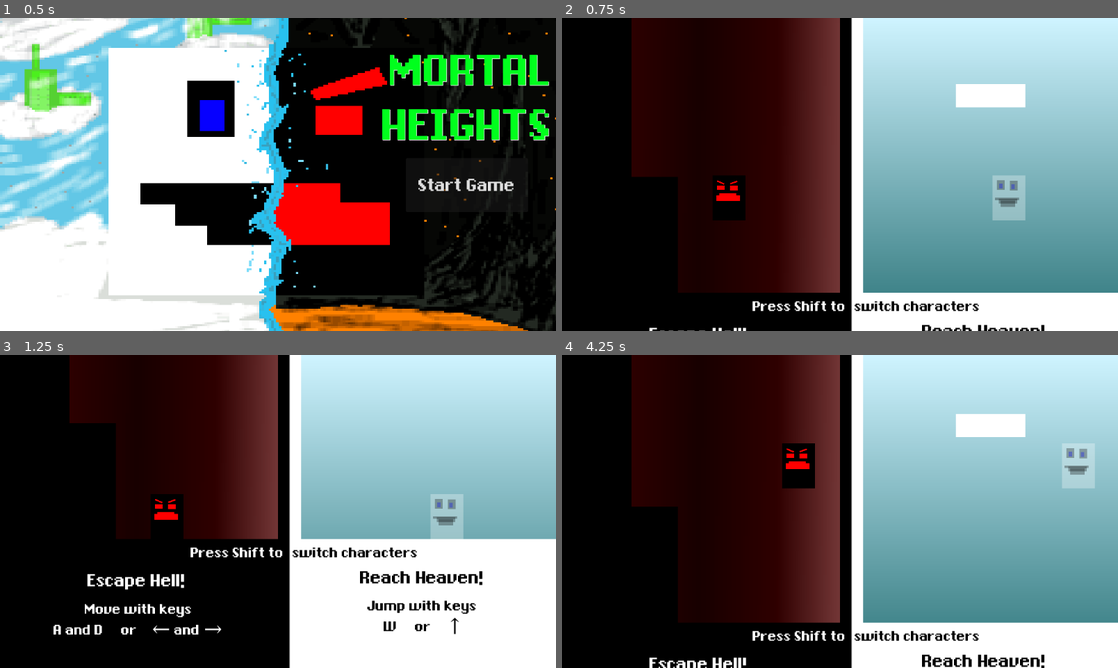
Above: before the commit, frames 1-4 (two rows, left to right).
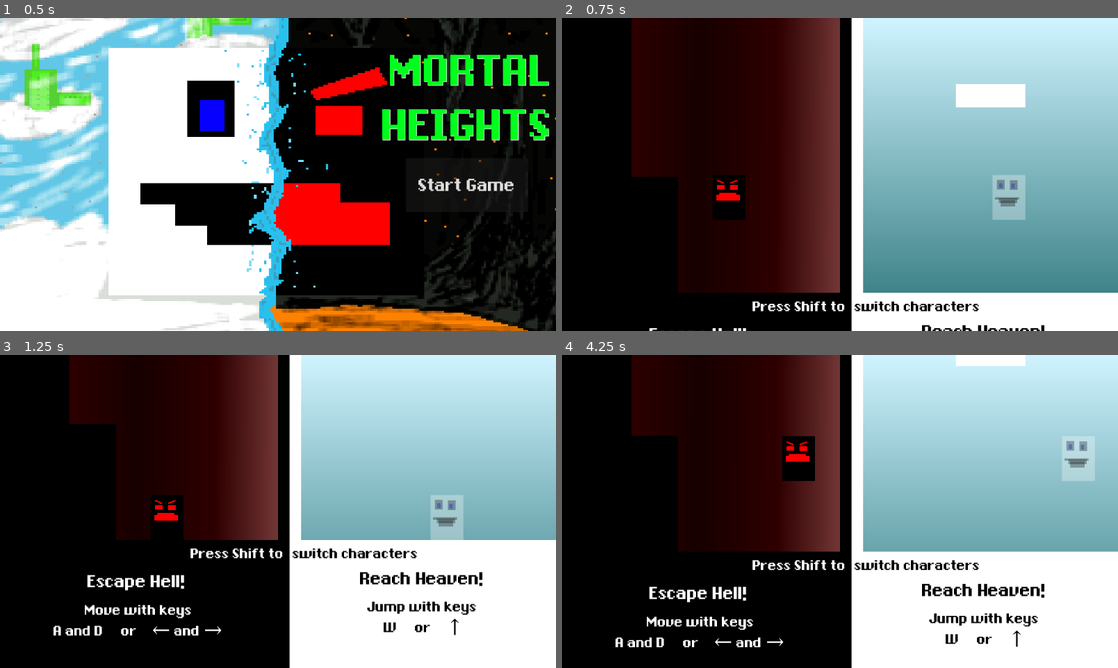
Above: after the commit, the same moments.

Repository: stefiscool/parrallel-platformer
Game: Godot game, scene res://scenes/title.tscn
The game is run twice, just before and just after one commit, with the same random seed, the same clock (stepped at 60 frames per second) and the same inputs.
Inputs:
- Up to frame 1 (0.5 s): no input
- Up to frame 2 (0.75 s): click "Start Game" at 0.5 s
- Up to frame 3 (1.25 s): no input
- Up to frame 4 (4.25 s): hold Right (right) 1.28-2.78 s; tap W (jump) at 1.35, 1.52, 1.82, 2.27, 2.3, 2.57, 2.85, 3.77, 3.8, 4.07 s; tap Shift (switch) at 2.1, 3.6 s; hold A (left) 2.78-3.53 s; hold Right (right) from 3.53 s (still down)

Frame 1 is identical in both runs. In frame 2, 0.4% of the frame differs, in the area x 15-87%, y 51-100%; in frame 3, 2.4%; in frame 4, 24%, in the area x 9-100%, y 0-100%.

Commit message:
Sound effects! Woo yeah, clap clap clap... (also did prevent player swapping into inside a wall last commit too)

Diff:
--- a/default_bus_layout.tres
+++ b/default_bus_layout.tres
@@ -19,3 +19,9 @@
 bus/3/bypass_fx = false
 bus/3/volume_db = 0.0
 bus/3/send = &"Master"
+bus/4/name = &"SFX"
+bus/4/solo = false
+bus/4/mute = false
+bus/4/bypass_fx = false
+bus/4/volume_db = 0.0
+bus/4/send = &"Master"
--- a/scenes/cannon.tscn
+++ b/scenes/cannon.tscn
@@ -1,7 +1,9 @@
-[gd_scene load_steps=7 format=3 uid="uid://k5bpckgrn8wa"]
+[gd_scene load_steps=9 format=3 uid="uid://k5bpckgrn8wa"]
 
 [ext_resource type="PackedScene" uid="uid://dhu0cyhvhykk8" path="res://scenes/cannonball.tscn" id="1_inb1x"]
+[ext_resource type="Script" path="res://scripts/cannon.gd" id="1_wd3nx"]
 [ext_resource type="Theme" uid="uid://barwqdk4c6gp3" path="res://assets/theme.tres" id="2_lxtvp"]
+[ext_resource type="AudioStream" uid="uid://dunpiqs8nugs0" path="res://assets/cannon_fire_sfx.mp3" id="2_umblx"]
 
 [sub_resource type="Animation" id="Animation_57xov"]
 length = 0.001
@@ -34,6 +36,21 @@
 "update": 0,
 "values": [Vector2(66, 14), Vector2(-678, 14)]
 }
+tracks/1/type = "audio"
+tracks/1/imported = false
+tracks/1/enabled = true
+tracks/1/path = NodePath("../CannonFireSFX")
+tracks/1/interp = 1
+tracks/1/loop_wrap = true
+tracks/1/keys = {
+"clips": [{
+"end_offset": 0.0,
+"start_offset": 0.0,
+"stream": ExtResource("2_umblx")
+}],
+"times": PackedFloat32Array(0.1)
+}
+tracks/1/use_blend = true
 
 [sub_resource type="AnimationLibrary" id="AnimationLibrary_oqstb"]
 _data = {
@@ -45,6 +62,7 @@
 size = Vector2(160, 41)
 
 [node name="Cannon" type="StaticBody2D"]
+script = ExtResource("1_wd3nx")
 
 [node name="Cannonball" parent="." instance=ExtResource("1_inb1x")]
 position = Vector2(66, 14)
@@ -80,3 +98,6 @@
 theme = ExtResource("2_lxtvp")
 theme_override_font_sizes/font_size = 25
 text = "cannon of doom"
+
+[node name="CannonFireSFX" type="AudioStreamPlayer" parent="."]
+bus = &"SFX"
--- a/scenes/cannonball.tscn
+++ b/scenes/cannonball.tscn
@@ -1,6 +1,7 @@
 [gd_scene load_steps=3 format=3 uid="uid://dhu0cyhvhykk8"]
 
-[ext_resource type="Script" path="res://scenes/cannonball.gd" id="1_a7s5t"]
+[ext_resource type="Script" path="res://scripts/cannonball.gd" id="1_a7s5t"]
+
 
 [sub_resource type="CircleShape2D" id="CircleShape2D_8ogxv"]
 radius = 16.0312
--- a/scenes/game_over.tscn
+++ b/scenes/game_over.tscn
@@ -1,9 +1,10 @@
-[gd_scene load_steps=5 format=3 uid="uid://cbkqaacoytkft"]
+[gd_scene load_steps=6 format=3 uid="uid://cbkqaacoytkft"]
 
 [ext_resource type="Script" path="res://scripts/Button.gd" id="1_lttxb"]
-[ext_resource type="PackedScene" uid="uid://bbrgwnkrxpms7" path="res://scenes/hell_background.tscn" id="1_vj6bt"]
+[ext_resource type="PackedScene" path="res://scenes/hell_background.tscn" id="1_vj6bt"]
 [ext_resource type="FontFile" uid="uid://cw4pwcibir3ys" path="res://assets/Final_Fantasy_3/6_Font/final_fantasy_36_font.ttf" id="2_evih7"]
 [ext_resource type="Theme" uid="uid://barwqdk4c6gp3" path="res://assets/theme.tres" id="3_mt1dt"]
+[ext_resource type="AudioStream" uid="uid://cct116ymxebrd" path="res://assets/death_sfx.mp3" id="5_71hch"]
 
 [node name="Game Over" type="Node2D"]
 
@@ -32,4 +33,9 @@
 text = "Restart"
 script = ExtResource("1_lttxb")
 
+[node name="DeathSFX" type="AudioStreamPlayer" parent="."]
+stream = ExtResource("5_71hch")
+volume_db = 5.924
+autoplay = true
+
 [connection signal="pressed" from="Button" to="Button" method="_on_pressed"]
--- a/scenes/victory.tscn
+++ b/scenes/victory.tscn
@@ -1,9 +1,10 @@
-[gd_scene load_steps=5 format=3 uid="uid://bhp6lqqix6dcf"]
+[gd_scene load_steps=6 format=3 uid="uid://bhp6lqqix6dcf"]
 
-[ext_resource type="PackedScene" uid="uid://cqxtq0ek8p0pe" path="res://scenes/heaven_background.tscn" id="1_rkteq"]
+[ext_resource type="PackedScene" path="res://scenes/heaven_background.tscn" id="1_rkteq"]
 [ext_resource type="FontFile" uid="uid://cw4pwcibir3ys" path="res://assets/Final_Fantasy_3/6_Font/final_fantasy_36_font.ttf" id="2_0nstc"]
 [ext_resource type="Theme" uid="uid://barwqdk4c6gp3" path="res://assets/theme.tres" id="3_8dyyi"]
 [ext_resource type="Script" path="res://scripts/Button.gd" id="4_fmc2r"]
+[ext_resource type="AudioStream" uid="uid://cwah38g3yf6et" path="res://assets/victory_celebrate_sfx.mp3" id="5_r6o2p"]
 
 [node name="Victory" type="Node2D"]
 
@@ -43,6 +44,7 @@
 offset_bottom = 398.0
 
 [node name="ColorRect2" type="ColorRect" parent="ColorRect"]
+layout_mode = 0
 offset_left = 9.0
 offset_top = 10.0
 offset_right = 25.0
@@ -50,6 +52,7 @@
 color = Color(0, 0, 0, 1)
 
 [node name="ColorRect7" type="ColorRect" parent="ColorRect"]
+layout_mode = 0
 offset_left = 14.0
 offset_top = 17.0
 offset_right = 24.0
@@ -57,6 +60,7 @@
 color = Color(0, 0, 1, 1)
 
 [node name="ColorRect3" type="ColorRect" parent="ColorRect"]
+layout_mode = 0
 offset_left = 36.0
 offset_top = 11.0
 offset_right = 52.0
@@ -64,6 +68,7 @@
 color = Color(0, 0, 0, 1)
 
 [node name="ColorRect4" type="ColorRect" parent="ColorRect"]
+layout_mode = 0
 offset_left = 5.0
 offset_top = 46.0
 offset_right = 55.0
@@ -71,6 +76,7 @@
 color = Color(0, 0, 0, 1)
 
 [node name="ColorRect5" type="ColorRect" parent="ColorRect"]
+layout_mode = 0
 offset_left = 13.0
 offset_top = 48.0
 offset_right = 51.0
@@ -78,6 +84,7 @@
 color = Color(0, 0, 0, 1)
 
 [node name="ColorRect6" type="ColorRect" parent="ColorRect"]
+layout_mode = 0
 offset_left = 17.0
 offset_top = 52.0
 offset_right = 47.0
@@ -85,6 +92,7 @@
 color = Color(0, 0, 0, 1)
 
 [node name="ColorRect8" type="ColorRect" parent="ColorRect"]
+layout_mode = 0
 offset_left = 43.0
 offset_top = 18.0
 offset_right = 52.0
@@ -99,6 +107,7 @@
 color = Color(0, 0, 0, 1)
 
 [node name="ColorRect2" type="ColorRect" parent="ColorRect2"]
+layout_mode = 0
 offset_left = 9.0
 offset_top = 21.0
 offset_right = 25.0
@@ -106,6 +115,7 @@
 color = Color(1, 0, 0, 1)
 
 [node name="ColorRect6" type="ColorRect" parent="ColorRect2"]
+layout_mode = 0
 offset_left = 10.0
 offset_top = 10.0
 offset_right = 26.0
@@ -114,6 +124,7 @@
 color = Color(1, 0, 0, 1)
 
 [node name="ColorRect7" type="ColorRect" parent="ColorRect2"]
+layout_mode = 0
 offset_left = 36.0
 offset_top = 16.0
 offset_right = 52.0
@@ -122,6 +133,7 @@
 color = Color(1, 0, 0, 1)
 
 [node name="ColorRect3" type="ColorRect" parent="ColorRect2"]
+layout_mode = 0
 offset_left = 36.0
 offset_top = 21.0
 offset_right = 52.0
@@ -129,6 +141,7 @@
 color = Color(1, 0, 0, 1)
 
 [node name="ColorRect4" type="ColorRect" parent="ColorRect2"]
+layout_mode = 0
 offset_left = 8.0
 offset_top = 41.0
 offset_right = 57.0
@@ -136,6 +149,7 @@
 color = Color(1, 0, 0, 1)
 
 [node name="ColorRect5" type="ColorRect" parent="ColorRect2"]
+layout_mode = 0
 offset_left = 14.0
 offset_top = 47.0
 offset_right = 49.0
@@ -144,4 +158,8 @@
 
 [node name="Node" type="Node" parent="."]
 
+[node name="AudioStreamPlayer" type="AudioStreamPlayer" parent="."]
+stream = ExtResource("5_r6o2p")
+autoplay = true
+
 [connection signal="pressed" from="Button" to="Button" method="_on_pressed"]
--- a/scenes/world.tscn
+++ b/scenes/world.tscn
@@ -9,9 +9,10 @@
 [ext_resource type="PackedScene" path="res://scenes/heaven_background.tscn" id="7_6cbi7"]
 [ext_resource type="PackedScene" path="res://scenes/hell_background.tscn" id="8_yb70b"]
 [ext_resource type="Theme" uid="uid://barwqdk4c6gp3" path="res://assets/theme.tres" id="9_p5sok"]
-[ext_resource type="Script" path="res://scenes/Victory.gd" id="10_apw7l"]
+[ext_resource type="Script" path="res://scripts/Victory.gd" id="10_apw7l"]
 [ext_resource type="AudioStream" uid="uid://b1y5ofm858ls7" path="res://assets/Heaven_music.mp3" id="11_71usy"]
 [ext_resource type="AudioStream" uid="uid://b4ojjg0q5v2pp" path="res://assets/Hell_music.mp3" id="12_odgp1"]
+[ext_resource type="AudioStream" uid="uid://cfqjct3leuahm" path="res://assets/jump_sfx.mp3" id="13_r0e52"]
 
 [sub_resource type="Gradient" id="Gradient_g7ebt"]
 colors = PackedColorArray(0.6, 0.6, 0.6, 1, 0.6, 0.6, 0.6, 1)
@@ -938,4 +939,8 @@
 }
 autoplay = "MusicSyncAndLoop"
 
+[node name="JumpSFX" type="AudioStreamPlayer" parent="."]
+stream = ExtResource("13_r0e52")
+bus = &"SFX"
+
 [connection signal="body_entered" from="Victory" to="Victory" method="_on_body_entered"]
--- a/scripts/Camera2D.gd
+++ b/scripts/Camera2D.gd
@@ -2,8 +2,8 @@
 
 var MUSIC_MIN_VOLUME = -21.0
 var VOLUME_CHANGE_RATE = 42.0
-var heaven_target_volume = 0
-var hell_target_volume = MUSIC_MIN_VOLUME
+var heaven_target_volume = MUSIC_MIN_VOLUME
+var hell_target_volume = 0
 var heaven_music = AudioServer.get_bus_index("HeavenMusic")
 var hell_music = AudioServer.get_bus_index("HellMusic")
 
@@ -48,6 +48,11 @@
 		hell_new_volume = max(hell_target_volume, hell_music_actual_volume - volume_change)
 	set_music_mix(heaven_new_volume, hell_new_volume)
 
+	var cannons = $"../Cannons".get_children()
+	assert(cannons.size() > 0, "There are no cannons on the object Camera2D/../Cannons!")
+	for cannon in cannons:
+		cannon.check_player_range($"../Player".global_position)
+
 func try_swap_player(to_become, currently_is, become_left_not_right):
 	# test if non-active player would be able to move 0px (aka overlaps with an obstacle)
 	if not to_become.test_move(to_become.transform, Vector2()):
--- /dev/null
+++ b/scripts/cannon.gd
@@ -0,0 +1,13 @@
+extends StaticBody2D
+
+var RANGE_FOR_MUSIC = 600
+
+func check_player_range(global_player_pos):
+	var animator:AnimationPlayer = $Cannonball/AnimationPlayer
+	var gp = global_position
+	if global_player_pos.y + RANGE_FOR_MUSIC > global_position.y and global_player_pos.y - RANGE_FOR_MUSIC < global_position.y:
+		if not animator.is_playing():
+			animator.play()
+	else:
+		if animator.is_playing():
+			animator.stop()
--- a/scripts/player.gd
+++ b/scripts/player.gd
@@ -1,7 +1,7 @@
 extends CharacterBody2D
 
 const UP = Vector2(0,-1)
-const GRAVITY = 30
+const GRAVITY = 28
 const MAX_SPEED = 250
 const ACCELERATION = 50
 const JUMP_HEIGHT = -1000
@@ -43,6 +43,7 @@
 				velocity.x = lerp(velocity.x,0.0,0.2)
 			if Input.is_action_just_pressed("jump"):
 				velocity.y = JUMP_HEIGHT
+				$"../JumpSFX".play()
 
 
 		move_and_slide()
Not shown, added: assets/cannon_fire_sfx.mp3.import
Not shown, added: assets/cannonball_destroyed_sfx.mp3.import
Not shown, added: assets/death_sfx.mp3.import
Not shown, added: assets/victory_celebrate_sfx.mp3.import
Not shown: 1 places in scenes/world.tscn that only renumber resources
Renamed: scenes/Victory.gd -> scripts/Victory.gd
Renamed: scenes/cannonball.gd -> scripts/cannonball.gd
Not shown, added: assets/cannon_fire_sfx.mp3
Not shown, added: assets/cannonball_destroyed_sfx.mp3
Not shown, added: assets/death_sfx.mp3
Not shown, added: assets/victory_celebrate_sfx.mp3
